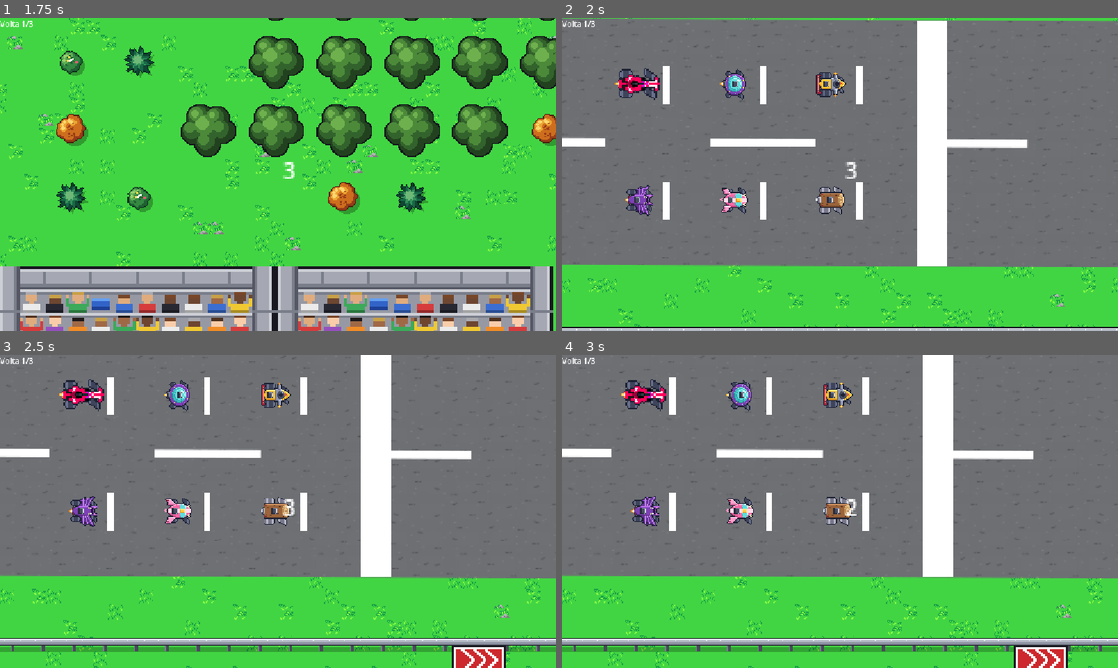
Above: before the commit, frames 1-4 (two rows, left to right).
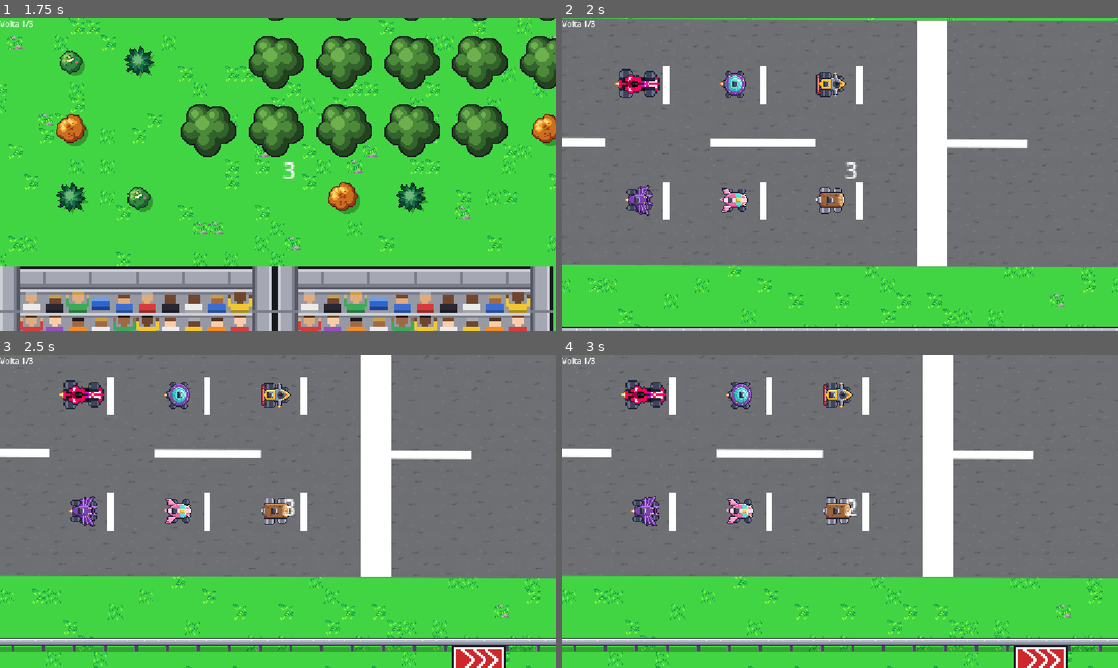
Above: after the commit, the same moments.

Repository: Blue-Raccoon-Interactive/Pixel-Bros-Racing
Game: Godot game, scene res://scenes/main/main_menu.tscn
Two runs of this game, one before a commit and one after it. Both use one fixed random seed, a clock stepped at 60 frames per second and the inputs below.
Inputs (mouse positions are in pixels of both pictures, inside the frame that each line leads up to):
- Up to frame 1 (1.75 s): click "Start Game" at 0.5 s; click (455, 277) at 1.25 s
- Up to frame 2 (2 s): no input
- Up to frame 3 (2.5 s): tap Enter (ui_accept) at 2, 2.27 s; move the mouse to (400, 495) at 2.02 s; hold D (steer_right) from 2.03 s (still down); click (400, 495) at 2.17 s
- Up to frame 4 (3 s): tap Enter (ui_accept) at 2.57 s; release D (steer_right) at 2.75 s; drag from (728, 527) to (945, 498) at 2.77 s

Frame 1 is identical in both runs. In frame 2, 0.2% of the frame differs, in the area x 14-51%, y 16-63%; in frame 3, 0.1%; in frame 4, 0.2%.

Commit message:
Corrige a animação padrão dos karts

Diff:
--- a/scenes/karts/kart_01.tscn
+++ b/scenes/karts/kart_01.tscn
@@ -185,7 +185,7 @@
 
 [node name="AnimatedSprite2D" parent="." index="0" unique_id=1540636759]
 sprite_frames = SubResource("SpriteFrames_q7rdb")
-animation = &"steering_right"
+animation = &"accelerating"
 
 [node name="CollisionShape2D" parent="." index="1" unique_id=318088492]
 shape = SubResource("RectangleShape2D_8nh0p")
--- a/scenes/karts/kart_02.tscn
+++ b/scenes/karts/kart_02.tscn
@@ -189,7 +189,7 @@
 
 [node name="AnimatedSprite2D" parent="." index="0" unique_id=1540636759]
 sprite_frames = SubResource("SpriteFrames_dguv5")
-animation = &"steering_right"
+animation = &"accelerating"
 
 [node name="CollisionShape2D" parent="." index="1" unique_id=318088492]
 position = Vector2(0, 2.5)
--- a/scenes/karts/kart_03.tscn
+++ b/scenes/karts/kart_03.tscn
@@ -185,7 +185,7 @@
 
 [node name="AnimatedSprite2D" parent="." index="0" unique_id=1540636759]
 sprite_frames = SubResource("SpriteFrames_t2gjn")
-animation = &"steering_right"
+animation = &"accelerating"
 
 [node name="CollisionShape2D" parent="." index="1" unique_id=318088492]
 shape = SubResource("CapsuleShape2D_dguv5")
--- a/scenes/karts/kart_04.tscn
+++ b/scenes/karts/kart_04.tscn
@@ -189,7 +189,7 @@
 
 [node name="AnimatedSprite2D" parent="." index="0" unique_id=1540636759]
 sprite_frames = SubResource("SpriteFrames_bh4pj")
-animation = &"steering_right"
+animation = &"accelerating"
 
 [node name="CollisionShape2D" parent="." index="1" unique_id=318088492]
 position = Vector2(-0.5, 2.5)
--- a/scenes/karts/kart_05.tscn
+++ b/scenes/karts/kart_05.tscn
@@ -185,7 +185,7 @@
 
 [node name="AnimatedSprite2D" parent="." index="0" unique_id=1540636759]
 sprite_frames = SubResource("SpriteFrames_xp0jb")
-animation = &"steering_right"
+animation = &"accelerating"
 
 [node name="CollisionShape2D" parent="." index="1" unique_id=318088492]
 shape = SubResource("RectangleShape2D_fo8dw")
--- a/scenes/karts/kart_06.tscn
+++ b/scenes/karts/kart_06.tscn
@@ -188,7 +188,7 @@
 
 [node name="AnimatedSprite2D" parent="." index="0" unique_id=1540636759]
 sprite_frames = SubResource("SpriteFrames_k30cy")
-animation = &"steering_right"
+animation = &"accelerating"
 
 [node name="CollisionShape2D" parent="." index="1" unique_id=318088492]
 position = Vector2(0, 1)
--- a/scenes/karts/kart_07.tscn
+++ b/scenes/karts/kart_07.tscn
@@ -189,7 +189,7 @@
 
 [node name="AnimatedSprite2D" parent="." index="0" unique_id=1540636759]
 sprite_frames = SubResource("SpriteFrames_pqdot")
-animation = &"steering_right"
+animation = &"accelerating"
 
 [node name="CollisionShape2D" parent="." index="1" unique_id=318088492]
 position = Vector2(-1, 3)
--- a/scenes/karts/kart_08.tscn
+++ b/scenes/karts/kart_08.tscn
@@ -186,7 +186,7 @@
 
 [node name="AnimatedSprite2D" parent="." index="0" unique_id=1540636759]
 sprite_frames = SubResource("SpriteFrames_tcsrv")
-animation = &"steering_right"
+animation = &"accelerating"
 
 [node name="CollisionShape2D" parent="." index="1" unique_id=318088492]
 position = Vector2(-0.5, 0.5)
